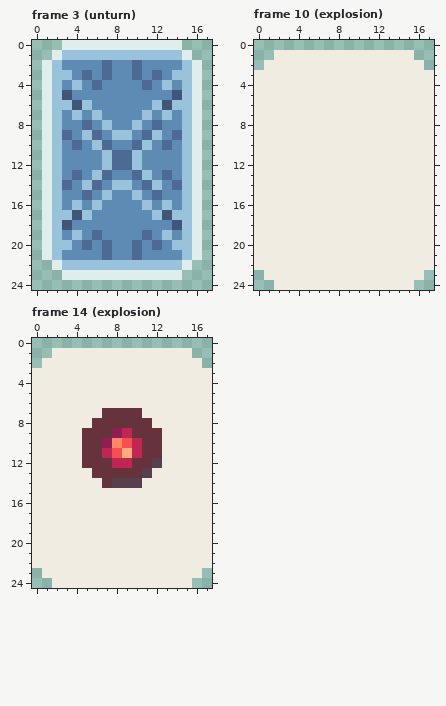
One commit to this pixel-art file: public/card.ase. Above, as it was before the edit.
18x25 pixels, 43 frames. Shown: frame 3 (unturn), frame 10 (explosion), frame 14 (explosion). The commit also changed other frames, which this record leaves out.
After:
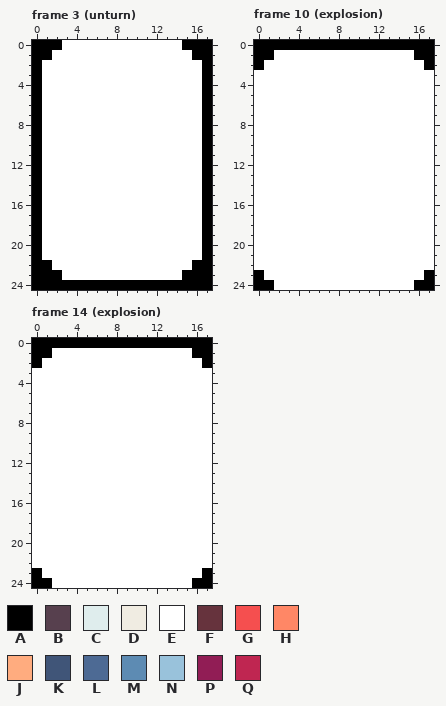
Palette (. is transparent): A #000000  B #57404e  C #dfeded  D #f0ece2  E #ffffff  F #66333d  G #f54f4f  H #ff8766  J #ffac7f  K #405578  L #4d6a94  M #5d8bb3  N #99c2db  P #911d55  Q #bf2651
The author wrote: add depth mapping
Diff:
layer "card" now hidden
layer "depth" added
layer "effect" now hidden
Changed rows in their new state; - is an unchanged pixel.
Frame 3 (unturn), layer "depth":
first column x 0:
 0 AAAEEEEEEEEEEEEAAA
 1 AAEEEEEEEEEEEEEEAA
 2 AEEEEEEEEEEEEEEEEA
 3 AEEEEEEEEEEEEEEEEA
 4 AEEEEEEEEEEEEEEEEA
 5 AEEEEEEEEEEEEEEEEA
 6 AEEEEEEEEEEEEEEEEA
 7 AEEEEEEEEEEEEEEEEA
 8 AEEEEEEEEEEEEEEEEA
 9 AEEEEEEEEEEEEEEEEA
10 AEEEEEEEEEEEEEEEEA
11 AEEEEEEEEEEEEEEEEA
12 AEEEEEEEEEEEEEEEEA
13 AEEEEEEEEEEEEEEEEA
14 AEEEEEEEEEEEEEEEEA
15 AEEEEEEEEEEEEEEEEA
16 AEEEEEEEEEEEEEEEEA
17 AEEEEEEEEEEEEEEEEA
18 AEEEEEEEEEEEEEEEEA
19 AEEEEEEEEEEEEEEEEA
20 AEEEEEEEEEEEEEEEEA
21 AEEEEEEEEEEEEEEEEA
22 AAEEEEEEEEEEEEEEAA
23 AAAEEEEEEEEEEEEAAA
24 AAAAAAAAAAAAAAAAAA
Frame 10 (explosion), layer "depth":
first column x 0:
 0 AAAAAAAAAAAAAAAAAA
 1 AAEEEEEEEEEEEEEEAA
 2 AEEEEEEEEEEEEEEEEA
 3 EEEEEEEEEEEEEEEEEE
 4 EEEEEEEEEEEEEEEEEE
 5 EEEEEEEEEEEEEEEEEE
 6 EEEEEEEEEEEEEEEEEE
 7 EEEEEEEEEEEEEEEEEE
 8 EEEEEEEEEEEEEEEEEE
 9 EEEEEEEEEEEEEEEEEE
10 EEEEEEEEEEEEEEEEEE
11 EEEEEEEEEEEEEEEEEE
12 EEEEEEEEEEEEEEEEEE
13 EEEEEEEEEEEEEEEEEE
14 EEEEEEEEEEEEEEEEEE
15 EEEEEEEEEEEEEEEEEE
16 EEEEEEEEEEEEEEEEEE
17 EEEEEEEEEEEEEEEEEE
18 EEEEEEEEEEEEEEEEEE
19 EEEEEEEEEEEEEEEEEE
20 EEEEEEEEEEEEEEEEEE
21 EEEEEEEEEEEEEEEEEE
22 EEEEEEEEEEEEEEEEEE
23 AEEEEEEEEEEEEEEEEA
24 AAEEEEEEEEEEEEEEAA
Frame 14 (explosion): the same change as frame 10 (explosion)
Changed places in both pictures, as pixel boxes (x1, y1, x2, y2):
changed: (32, 40, 212, 290)
changed: (254, 40, 434, 290)
changed: (32, 338, 212, 588)
